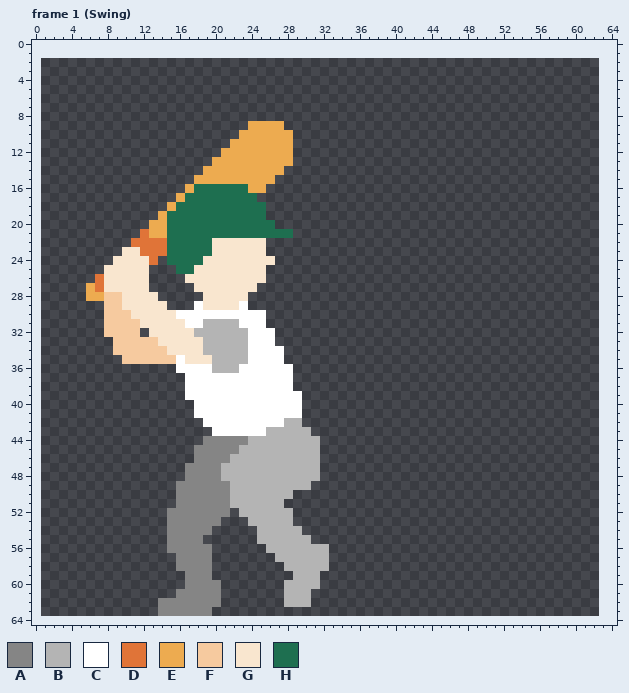
A pixel-art file gets an edit: Aseprite Files/Batter.aseprite. Above, as it was before the edit.
62x62 pixels, 12 frames. Shown: frame 1 (Swing). The old version is drawn lined up with the new one, on the new canvas. The commit also changed other frames, which this record leaves out.
Visible layers, top first: "Boy", "Bat".
Palette (. is transparent): A #858585  B #b4b4b4  C #ffffff  D #e07438  E #edab50  F #f6ca9f  G #f9e6cf  H #1e6f50
Pixels before, frame 1 (Swing) (only the part around the change), first column x 0:
 0 ..............................................
 1 ..............................................
 2 ..............................................
 3 ..............................................
 4 ..............................................
 5 ..............................................
 6 ..............................................
 7 ..............................................
 8 ..............................................
 9 ........................EEEE..................
10 .......................EEEEEE.................
11 ......................EEEEEEE.................
12 .....................EEEEEEEE.................
13 ....................EEEEEEEEE.................
14 ...................EEEEEEEEE..................
15 ..................EEEEEEEEE...................
16 .................EHHHHHHEE....................
17 ................EHHHHHHHH.....................
18 ...............EHHHHHHHHHH....................
19 ..............EHHHHHHHHHHH....................
20 .............EEHHHHHHHHHHHH...................
21 ............DEEHHHHHHHHHHHHHH.................
22 ...........DDDDHHHHHGGGGGG....................
23 ..........GGDDDHHHHHGGGGGG....................
24 .........GGGGD.HHHHGGGGGGGG...................
25 ........GGGGG...HHGGGGGGGG....................
26 .......DGGGGG....GGGGGGGGG....................
27 ......EDGGGGG.....GGGGGGG.....................
28 ......EEFFGGGG.....GGGGG......................
29 ........FFGGGGG...CGGGGC......................
30 ........FFFGGGGGCCCCCCCCCC....................
31 ........FFFFGGGGGCCBBBBCCC....................
32 ........FFFF.GGGGGBBBBBBCCC...................
33 .........FFFFFGGGGGBBBBBCCC...................
34 .........FFFFFFGGGGBBBBBCCCC..................
35 ..........FFFFFFCGGGBBBBCCCC..................
36 ................CCCCBBBCCCCCC.................
37 .................CCCCCCCCCCCC.................
38 .................CCCCCCCCCCCC.................
39 .................CCCCCCCCCCCCC................
40 ..................CCCCCCCCCCCC................
41 ..................CCCCCCCCCCCC................
42 ...................CCCCCCCCCBB................
43 ....................CCCCCCBBBBB...............
44 ...................AAAAABBBBBBBB..............
45 ..................AAAAABBBBBBBBB..............
46 ..................AAAABBBBBBBBBB..............
47 .................AAAABBBBBBBBBBB..............
48 .................AAAABBBBBBBBBBB..............
49 ................AAAAAABBBBBBBBB...............
50 ................AAAAAABBBBBBB.................
51 ................AAAAAABBBBBB..................
52 ...............AAAAAAA.BBBBBB.................
53 ...............AAAAAA...BBBBB.................
54 ...............AAAAA.....BBBBB................
55 ...............AAAA......BBBBBB...............
56 ...............AAAAA......BBBBBBB.............
57 ................AAAA.......BBBBBB.............
58 ................AAAA........BBBBB.............
59 .................AAA.........BBB..............
60 .................AAAA.......BBBB..............
61 ................AAAAA.......BBB...............
62 ..............AAAAAAA.......BBB...............
63 ..............AAAAAA..........................
64 ..............................................
And afterwards:
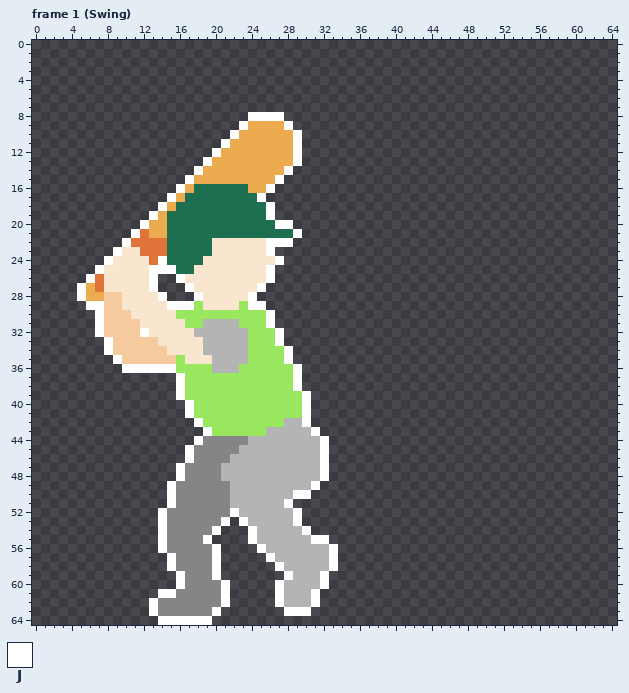
Colours new in this view: J #ffffff
Difference:
canvas 62x62 -> 65x65, the old top-left corner now at 1,2
colour C: #ffffff -> #99e65f
Changed rows in their new state; - is a pixel that keeps its letter.
Frame 1 (Swing):
first column x 5:
 8 -------------------JJJJ------
 9 ------------------J----J-----
10 -----------------J------J----
11 ----------------J-------J----
12 ---------------J--------J----
13 --------------J---------J----
14 -------------J---------J-----
15 ------------J---------J------
16 -----------J---------J-------
17 ----------J---------J--------
18 ---------J-----------J-------
19 --------J------------J-------
20 -------J--------------JJ-----
21 ------J-----------------J----
22 -----J---------------JJJ-----
23 ----J----------------J-------
24 ---J-----J------------J------
25 --J-----JJJ----------J-------
26 -J------J--J---------J-------
27 J-------J---J-------J--------
28 J--------J---J-----J---------
29 -JJ-------JJJ------JJ--------
30 --J------------------J-------
31 --J------------------J-------
32 --J----J--------------J------
33 ---J------------------J------
34 ---J-------------------J-----
35 ----J------------------J-----
36 -----JJJJJJ-------------J----
37 -----------J------------J----
38 -----------J------------J----
39 -----------J-------------J---
40 ------------J------------J---
41 ------------J------------J---
42 -------------J-----------J---
43 --------------J-----------J--
44 -------------J-------------J-
45 ------------J--------------J-
46 ------------J--------------J-
47 -----------J---------------J-
48 -----------J---------------J-
49 ----------J---------------J--
50 ----------J-------------JJ---
51 ----------J------------J-----
52 ---------J-------J------J----
53 ---------J------J-J-----J----
54 ---------J-----J---J-----J---
55 ---------J----J----J------JJ-
56 ---------J-----J----J-------J
57 ----------J----J-----J------J
58 ----------J----J------J-----J
59 -----------J---J-------J---J-
60 -----------J----J-----J----J-
61 ---------JJ-----J-----J---J--
62 --------J-------J-----J---J--
63 --------J------J-------JJJ---
64 ---------JJJJJJ--------------
